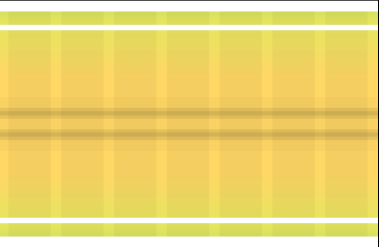
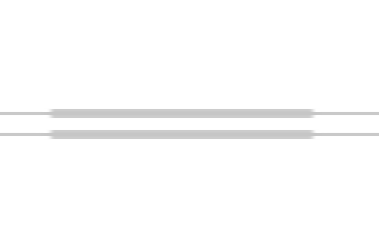
Comparing the layer stacks of the two 379x247 images. Changes:
added layer "图层 2 拷贝 3" above "图层 2" over box(0, 0, 379, 247)
added layer "图层 2" above "图层 3 拷贝" over box(0, 0, 379, 246)
added layer "图层 3 拷贝" (50%) above "图层 3" over box(0, 96, 379, 152)
hid "Hold" over box(0, 0, 378, 237)
hid "背景" over box(0, 0, 379, 247)
